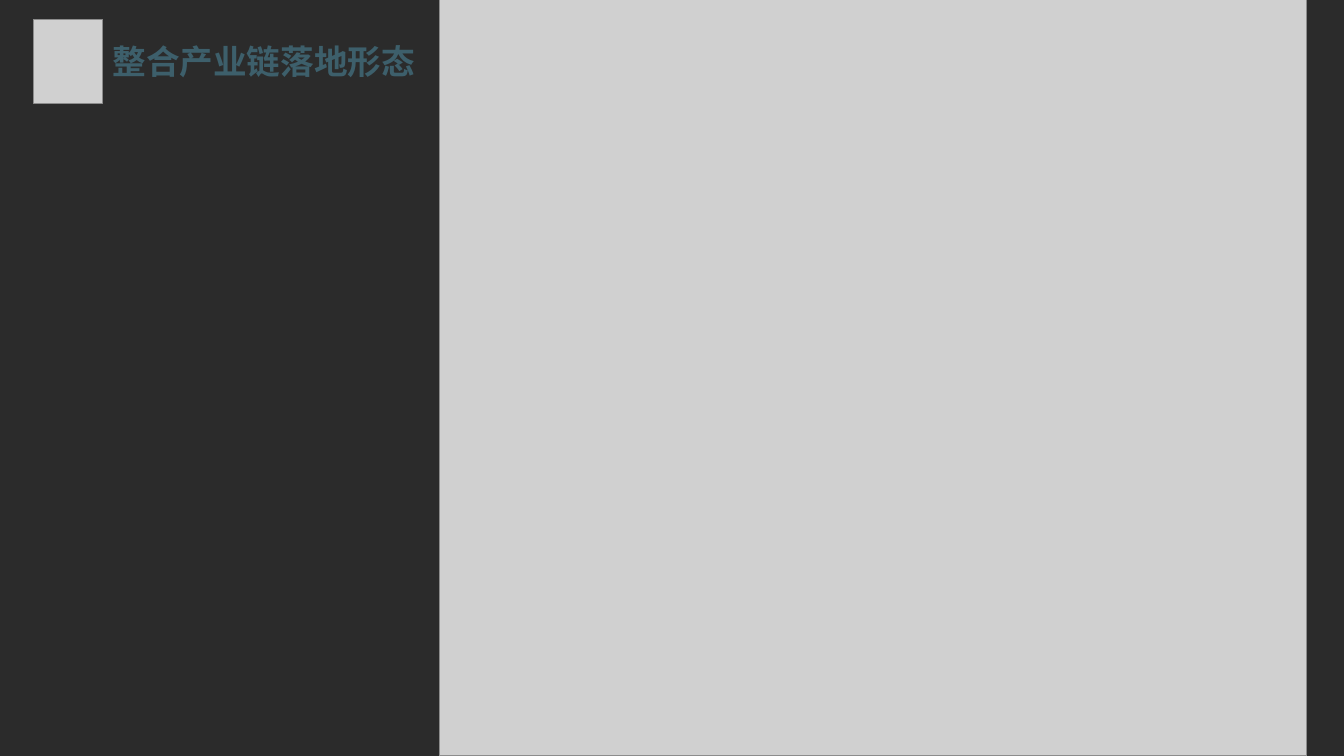
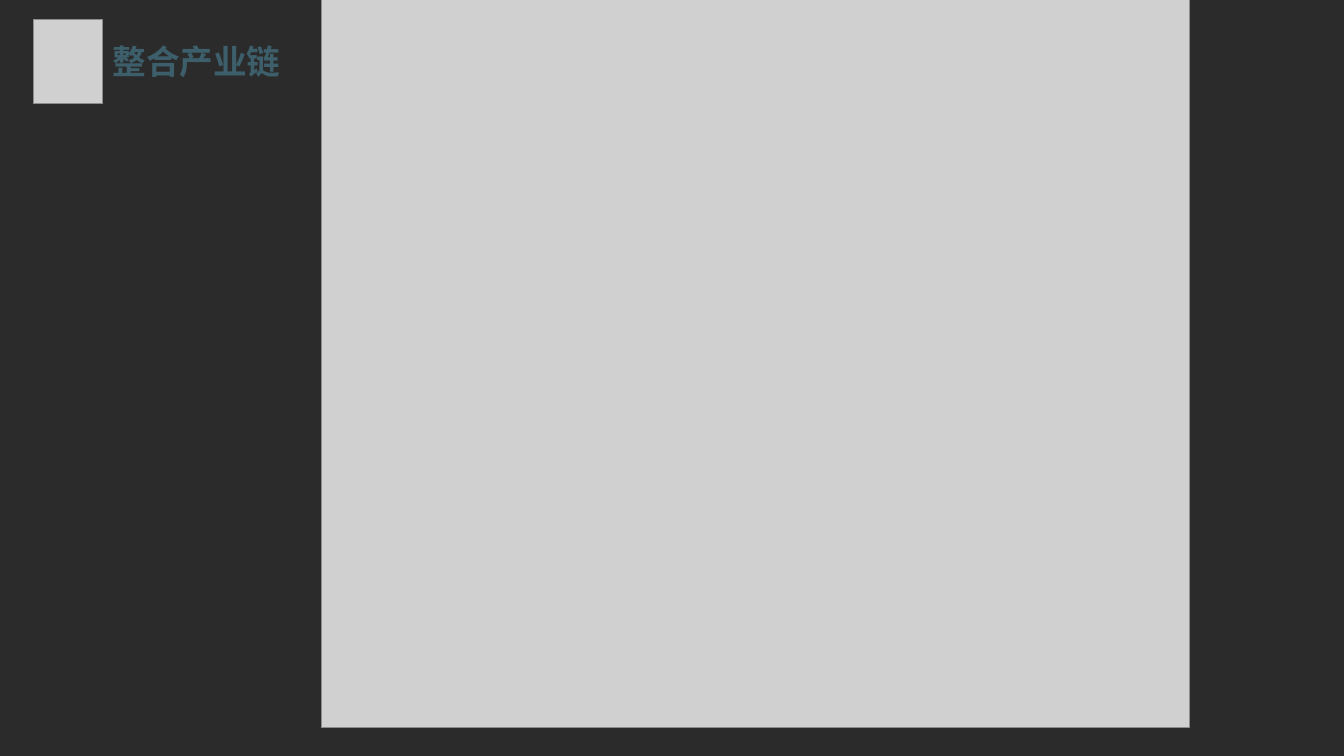
Before and after one commit to maodaishan/eos_doc, a slide deck: slide 17 of 其他ppt等/区块链介绍及个人项目介绍.pptx. Drawn at 1344x756 pixels with LibreOffice and Linux fonts; fonts in the diff are those of the drawing; grey boxes stand for pictures; background and template pictures are left out; a plain dark background stands for a picture behind light text. Boxes give left, top, right and bottom in pixels: in the first picture for what was removed or moved away, otherwise in the second. Text is boxed around its words. In the diff, an @@ line names an element or a change of style, - is before the commit and + after.

```diff
--- a/其他ppt等/区块链介绍及个人项目介绍.pptx
+++ b/其他ppt等/区块链介绍及个人项目介绍.pptx
@@ picture: place and size @@
-picture at [440,0,1308,756]
+picture at [322,0,1190,728]
@@ text at [113,46,281,77]: text changed @@
-整合产业链落地形态
+整合产业链
```
Also in this commit, not shown: 2 other slides changed, 2 slides added, 1 slide removed, 1 other file.
